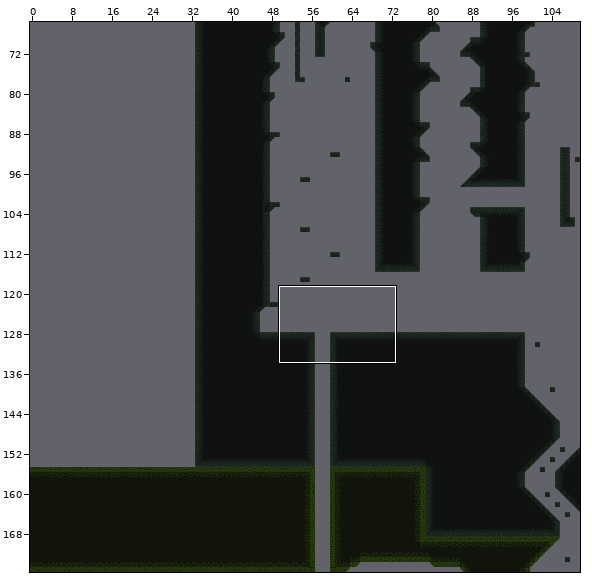
Two versions of a level (Tiled map, City/cityTilemap.tmx). Above, an overview of the earlier version with the close-up marked.
Close-up. Earlier state:
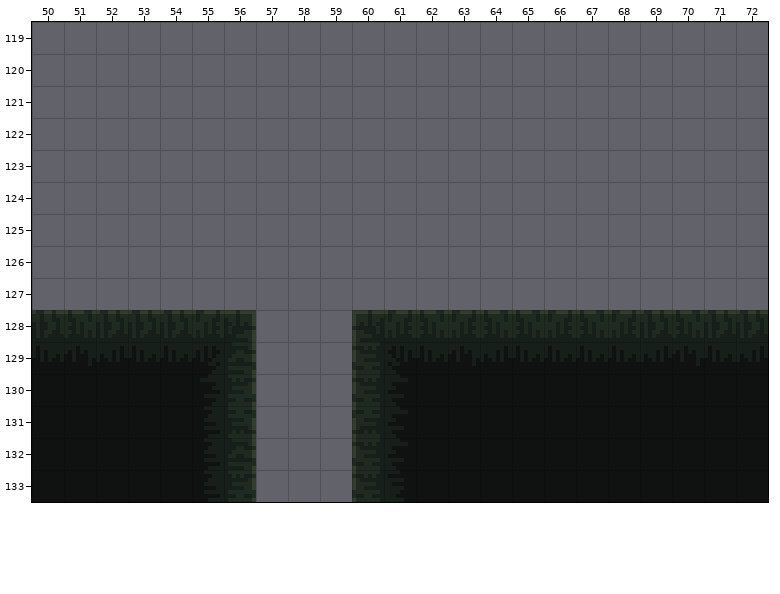
Cells are 8x8 px. Shown: x 50..72, y 119..133.
New version:
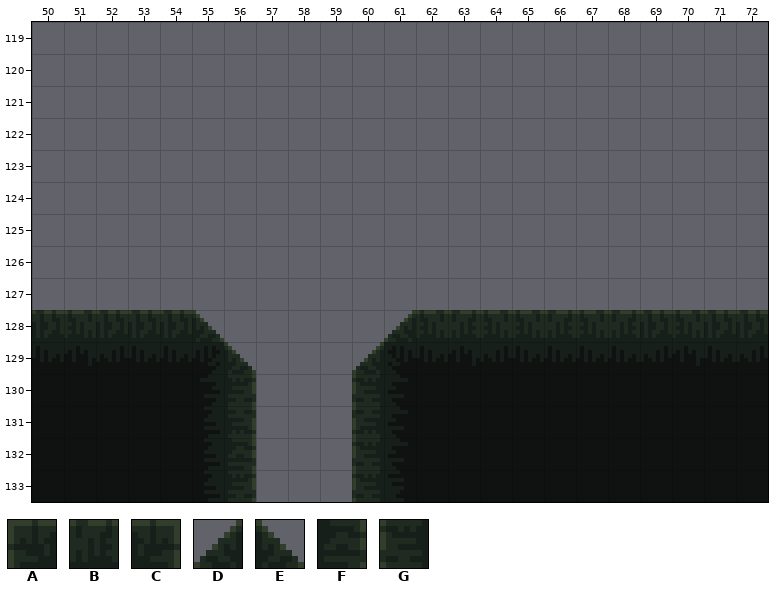
Key: from "cityTileset3": A 1, B 2, C 5, D 7, E 13, F 27, G 28.
_ is an empty cell.
The exact change:
Layer "Tile Layer 1":
Tile D replaces tile B in row 128 at x 61.
Tile D replaces tile G in row 129 at x 60.
Tile E replaces tile B in row 128 at x 55.
Tile E replaces tile F in row 129 at x 56.
The edit erases tile A in row 128 at x 60.
The edit erases tile C in row 128 at x 56.
Where, in picture pixels (left, top, right, bottom), the same in both close-ups:
changed: (192, 310, 256, 374)
changed: (352, 310, 416, 374)
